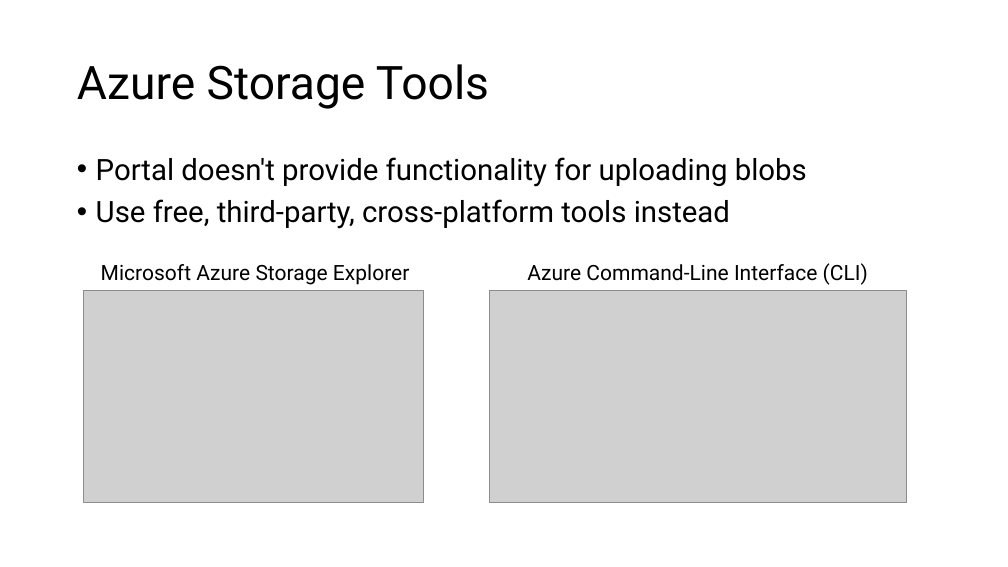
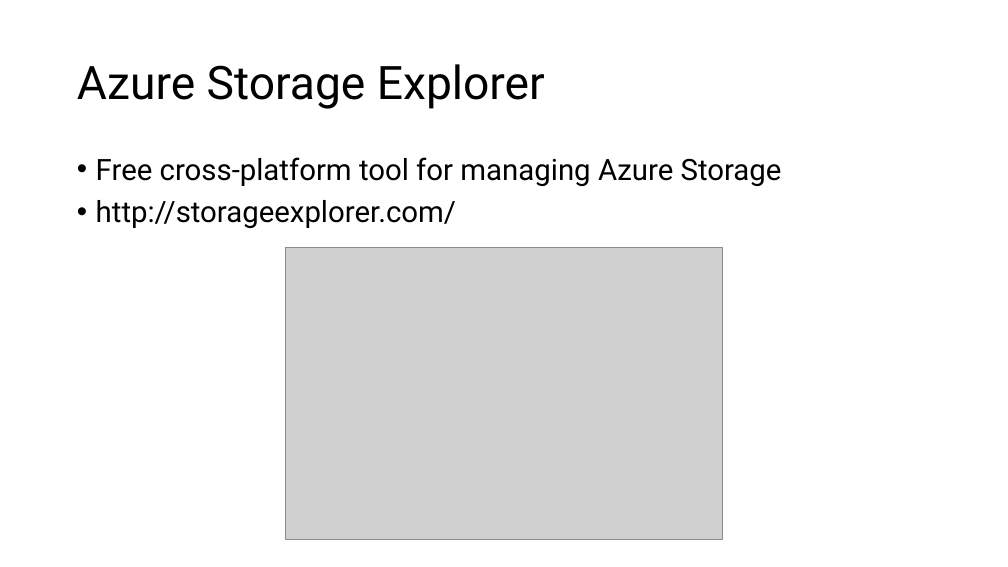
Before and after one commit to microsoft/AcademicContent, a slide deck: slide 10 of Workshop/3. Storage/Azure Storage and Cognitive Services.pptx. Drawn at 1008x567 pixels with LibreOffice and Linux fonts; fonts in the diff are those of the drawing; grey boxes stand for pictures. Boxes give left, top, right and bottom in pixels: in the first picture for what was removed or moved away, otherwise in the second. Text is boxed around its words. In the diff, an @@ line names an element or a change of style, - is before the commit and + after.

Commit message:
Updated Storage module

```diff
--- a/Workshop/3. Storage/Azure Storage and Cognitive Services.pptx
+++ b/Workshop/3. Storage/Azure Storage and Cognitive Services.pptx
@@ title at <box>77,64,545,109</box>: text changed @@
-Azure Storage Tools
+Azure Storage Explorer
@@ text at <box>96,157,782,228</box>: text changed @@
-• Portal doesn't provide functionality for uploading blobs
-• Use free, third-party, cross-platform tools instead
+• Free cross-platform tool for managing Azure Storage
+• http://storageexplorer.com/
@@ text removed at <box>101,264,409,285</box> @@
-Microsoft Azure Storage Explorer
@@ picture added at <box>285,248,723,540</box> @@
@@ text removed at <box>527,263,868,285</box> @@
-Azure Command-Line Interface (CLI)
@@ picture removed at <box>84,291,423,503</box> @@
@@ picture removed at <box>489,291,907,503</box> @@
```
Also in this commit, not shown: 5 other slides changed, 5 other files.
